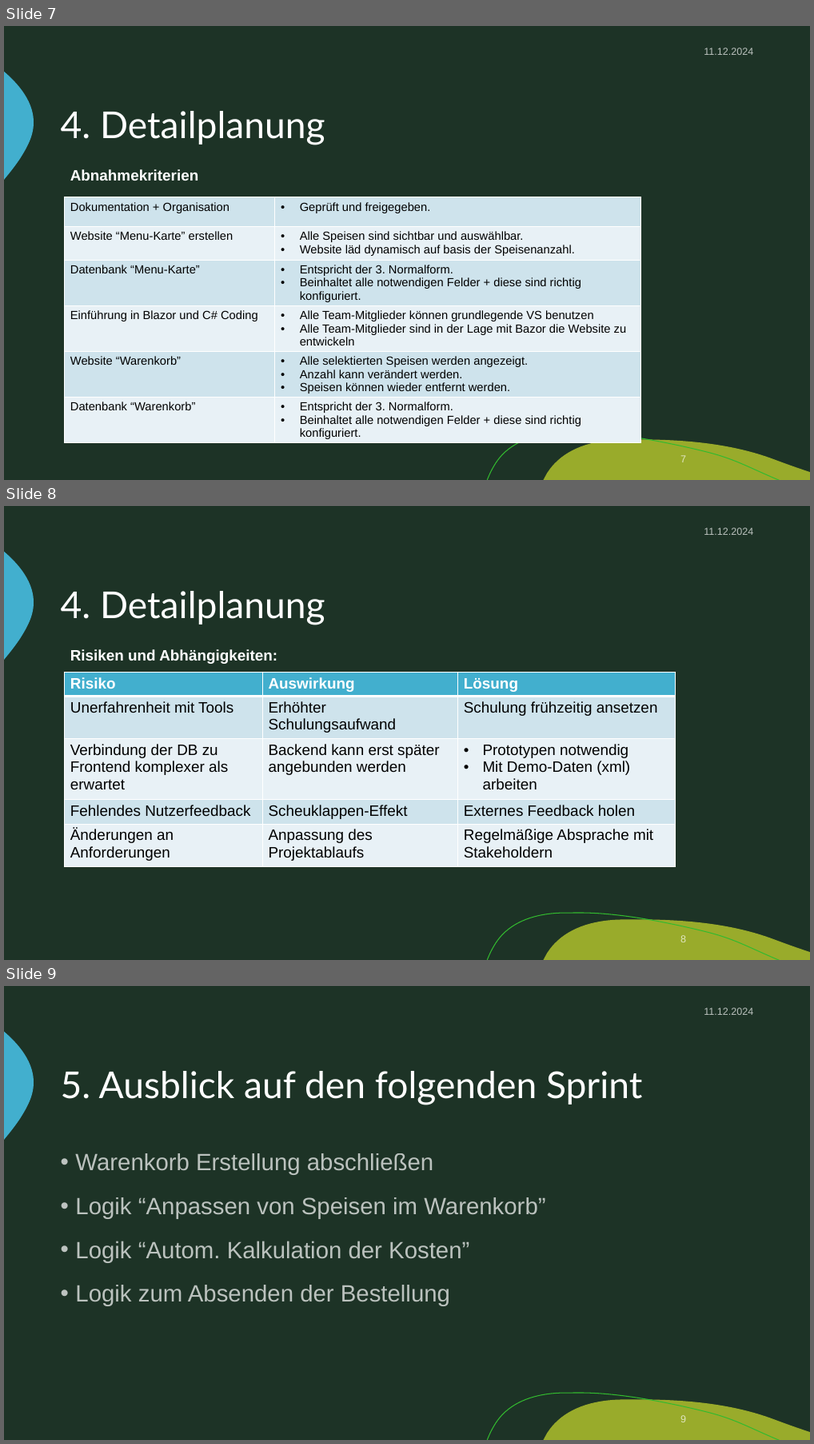
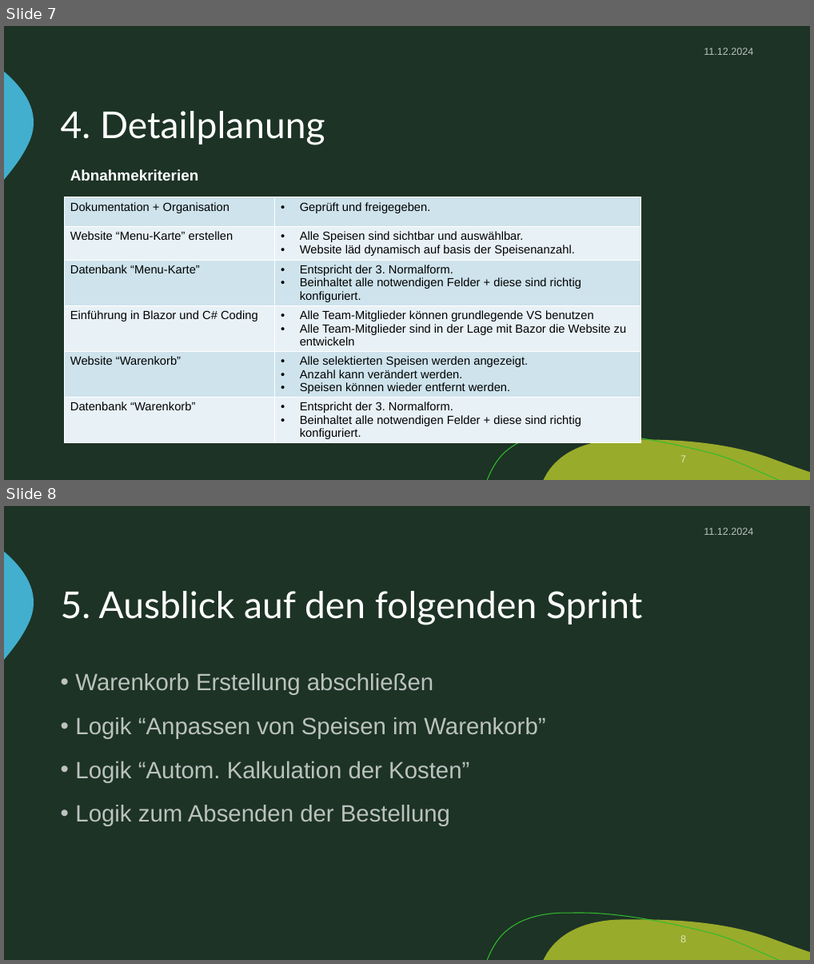
Before and after one commit to zIExpantion/ZumGelbenBach, a slide deck: Dokumente/Sprint-Backlog/Sprint-Backlog2.pptx. Shown one above the other, each under a label of ours: slides 7, 8 and 9 before the commit, slides 7 and 8 after it. The pictures are 814x1444 and 814x964 pixels, drawn with LibreOffice and Linux fonts; fonts in the diff are those of the drawing; background and template pictures are left out. Boxes give left, top, right and bottom in pixels: in the first picture for what was removed or moved away, otherwise in the second. Text is boxed around its words. In the diff, an @@ line names an element or a change of style, - is before the commit and + after.

```diff
--- a/Dokumente/Sprint-Backlog/Sprint-Backlog2.pptx
+++ b/Dokumente/Sprint-Backlog/Sprint-Backlog2.pptx
@@ slide 8 removed at <box>4,506,810,960</box>, background #1D3326; not listed: 3 template elements that a slide beside it also shows @@
@@ text removed at <box>704,528,754,535</box> @@
-11.12.2024
@@ title removed at <box>61,591,326,625</box> @@
-4. Detailplanung
@@ text removed at <box>70,649,278,664</box> @@
-Risiken und Abhängigkeiten:
@@ table removed at <box>65,672,676,866</box>, 5 rows, 3 columns @@
-Risiko | Auswirkung | Lösung
-Unerfahrenheit mit Tools | Erhöhter Schulungsaufwand | Schulung frühzeitig ansetzen
-Verbindung der DB zu Frontend komplexer als erwartet | Backend kann erst später angebunden werden | Prototypen notwendig / Mit Demo-Daten (xml) arbeiten
-Fehlendes Nutzerfeedback | Scheuklappen-Effekt | Externes Feedback holen
-Änderungen an Anforderungen | Anpassung des Projektablaufs | Regelmäßige Absprache mit Stakeholdern
@@ page number removed at <box>681,935,686,942</box> @@
-8
@@ what was slide 9 is now slide 8 @@
```
Also in this commit, not shown: 3 slides changed.
